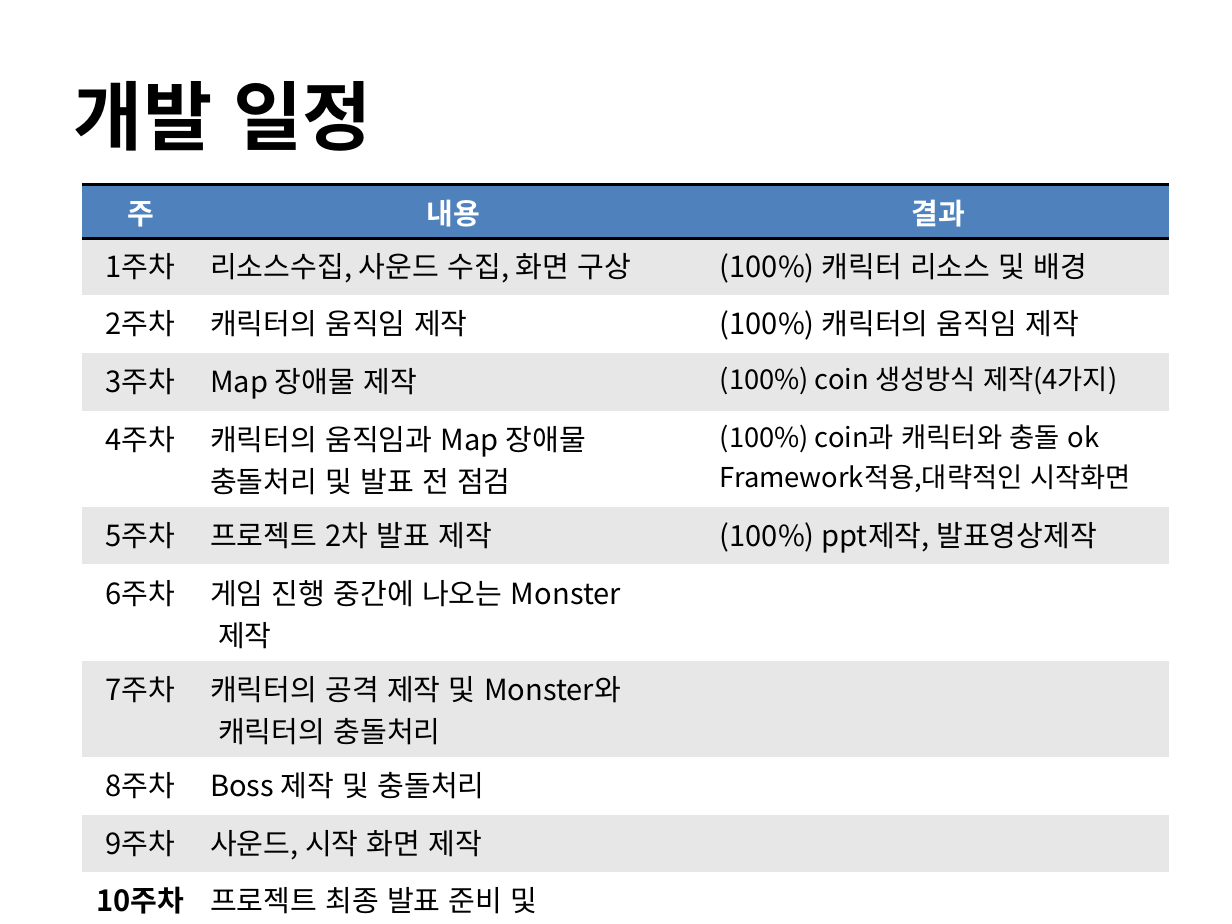
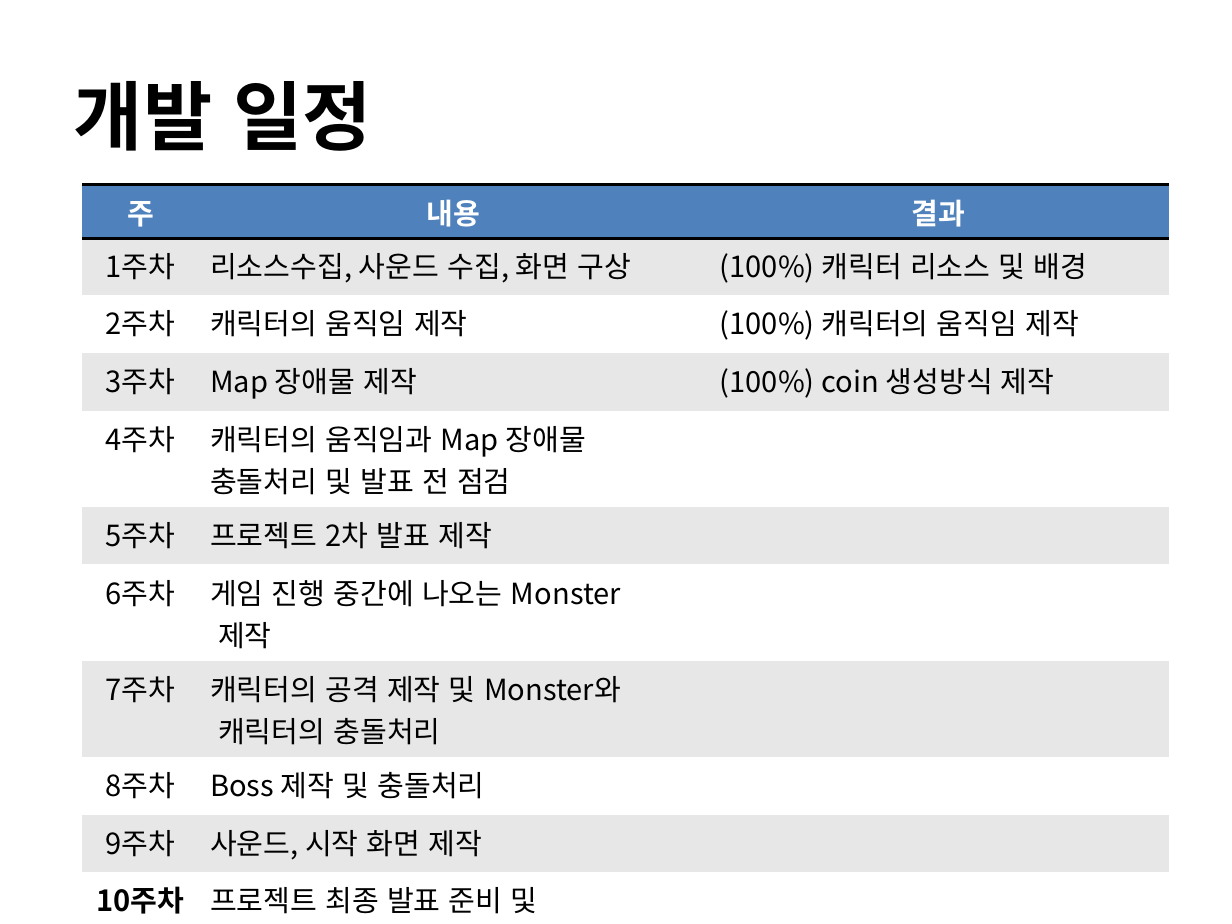
Before and after one commit to hwawonhan/2dgp, a slide deck: slide 4 of ppt/project_2.pptx. Drawn at 1232x924 pixels with LibreOffice and Linux fonts; fonts in the diff are those of the drawing; background and template pictures are left out. Boxes give left, top, right and bottom in pixels: in the first picture for what was removed or moved away, otherwise in the second. Text is boxed around its words. In the diff, an @@ line names an element or a change of style, - is before the commit and + after.

Commit message:
coin 무한으로 나오기

```diff
--- a/ppt/project_2.pptx
+++ b/ppt/project_2.pptx
@@ table at [83,185,1169,918] @@
-row 4, column 3: (100%) coin 생성방식 제작(4가지)
+row 4, column 3: (100%) coin 생성방식 제작
-row 5, column 3: (100%) coin과 캐릭터와 충돌 ok / Framework적용,대략적인 시작화면
+row 5, column 3: 
-row 6, column 3: (100%) ppt제작, 발표영상제작
+row 6, column 3: 
```
Also in this commit, not shown: 3 other slides changed, 1 other file.
